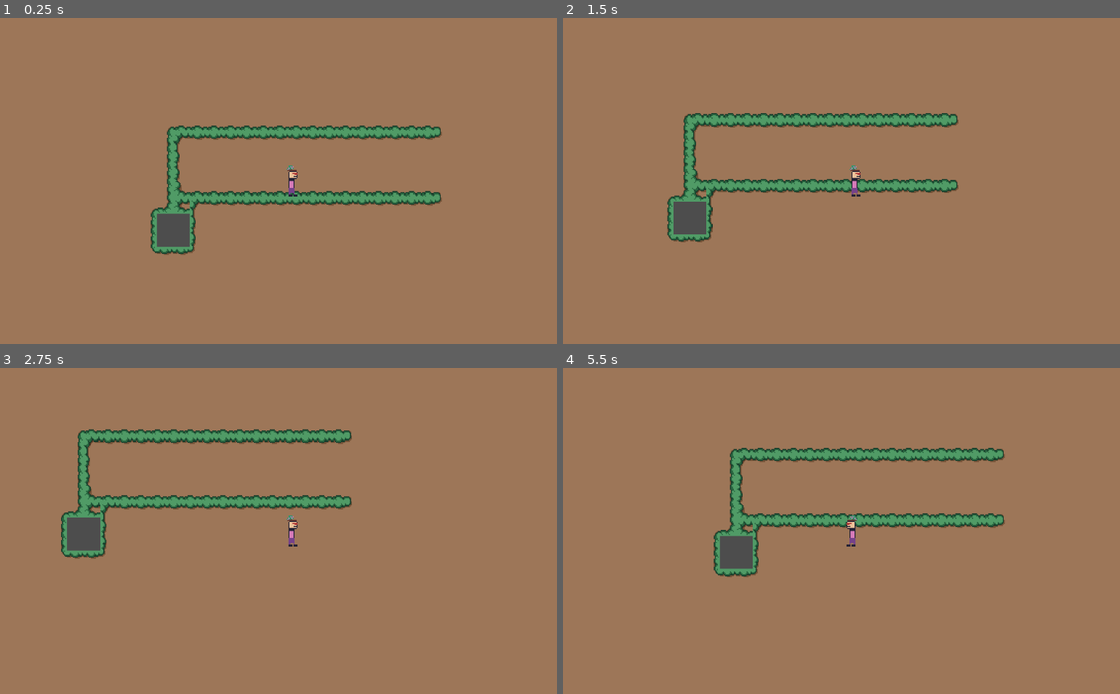
Above: before the commit, frames 1-4 (two rows, left to right).
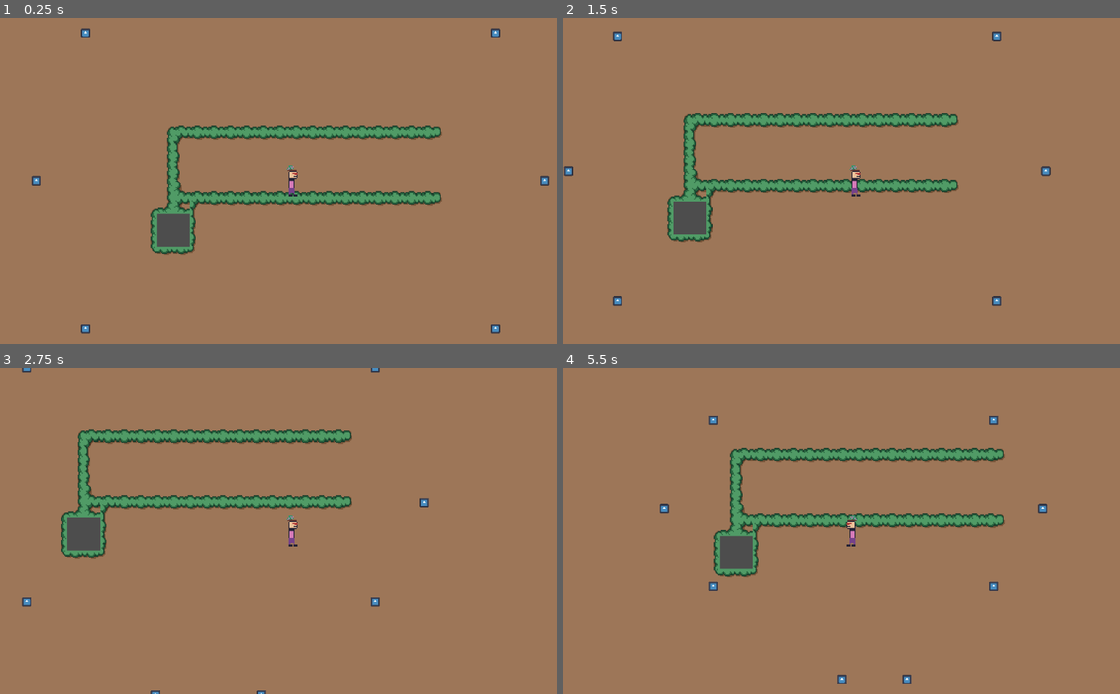
Above: after the commit, the same moments.

Repository: Loupax/vampire-survivors
Game: Godot game, scene res://World.tscn
The game is run twice, just before and just after one commit, with the same random seed, the same clock (stepped at 60 frames per second) and the same inputs. The engine's default icon, where the game draws it, is replaced by a stand-in: a white triangle on a blue panel in a dark square.
Inputs:
- Up to frame 1 (0.25 s): no input
- Up to frame 2 (1.5 s): hold Right (right) 0.53-1.28 s; hold Down (down) from 1.28 s (still down)
- Up to frame 3 (2.75 s): release Down (down) at 2.03 s; hold Right (right) from 2.03 s (still down)
- Up to frame 4 (5.5 s): release Right (right) at 2.78 s; hold Up (up) 2.78-3.53 s; hold Left (left) 3.53-5.03 s; hold Down (down) from 5.03 s (still down)

The runs differ from the first frame. In frame 1, 0.3% of the frame differs, in the area x 5-99%, y 3-97%; in frame 2, 0.3%; in frame 3, 0.2%; in frame 4, 0.4%, in the area x 17-87%, y 14-97%.

Commit message:
Introduced bullying

Diff:
--- a/Enemy.tscn
+++ b/Enemy.tscn
@@ -1,7 +1,8 @@
-[gd_scene load_steps=4 format=3 uid="uid://dkp3sipi1h1b3"]
+[gd_scene load_steps=6 format=3 uid="uid://dkp3sipi1h1b3"]
 
 [ext_resource type="Script" path="res://enemy.gd" id="1_r4y26"]
 [ext_resource type="Texture2D" uid="uid://ub5tevq8l2sh" path="res://icon.svg" id="1_vtxqd"]
+[ext_resource type="PackedScene" uid="uid://34kltakqp7bx" path="res://collisions/Hurtbox.tscn" id="3_ssfxc"]
 
 [sub_resource type="SpriteFrames" id="SpriteFrames_y5q6e"]
 animations = [{
@@ -14,9 +15,20 @@
 "speed": 5.0
 }]
 
+[sub_resource type="RectangleShape2D" id="RectangleShape2D_opgub"]
+size = Vector2(6.5, 6.5)
+
 [node name="Enemy" type="Node2D"]
 script = ExtResource("1_r4y26")
 
 [node name="AnimatedSprite2D" type="AnimatedSprite2D" parent="."]
 scale = Vector2(0.07, 0.07)
 sprite_frames = SubResource("SpriteFrames_y5q6e")
+
+[node name="Hurtbox" parent="." instance=ExtResource("3_ssfxc")]
+collision_layer = 2
+
+[node name="CollisionShape2D" parent="Hurtbox" index="0"]
+shape = SubResource("RectangleShape2D_opgub")
+
+[editable path="Hurtbox"]
--- a/Player Character.tscn
+++ b/Player Character.tscn
@@ -1,7 +1,8 @@
-[gd_scene load_steps=7 format=3 uid="uid://g5vun8m7do0r"]
+[gd_scene load_steps=9 format=3 uid="uid://g5vun8m7do0r"]
 
 [ext_resource type="Script" path="res://character.gd" id="1_hhcox"]
 [ext_resource type="Texture2D" uid="uid://qn2w4q1tlro8" path="res://guy-Sheet.png" id="1_jm552"]
+[ext_resource type="PackedScene" uid="uid://dqmd57uqgaeu7" path="res://collisions/Hitbox.tscn" id="3_pem7a"]
 
 [sub_resource type="AtlasTexture" id="AtlasTexture_r6tp5"]
 atlas = ExtResource("1_jm552")
@@ -37,9 +38,22 @@
 "speed": 5.0
 }]
 
+[sub_resource type="RectangleShape2D" id="RectangleShape2D_l4dba"]
+size = Vector2(6, 23)
+
 [node name="PlayerCharacter" type="Node2D"]
 script = ExtResource("1_hhcox")
 
 [node name="AnimatedSprite2D" type="AnimatedSprite2D" parent="."]
 sprite_frames = SubResource("SpriteFrames_srpue")
 animation = &"idle"
+metadata/_edit_lock_ = true
+
+[node name="Hitbox" parent="." instance=ExtResource("3_pem7a")]
+collision_mask = 0
+
+[node name="CollisionShape2D" parent="Hitbox" index="0"]
+position = Vector2(1, 2)
+shape = SubResource("RectangleShape2D_l4dba")
+
+[editable path="Hitbox"]
--- a/World.tscn
+++ b/World.tscn
@@ -225,12 +225,13 @@
 
 [node name="DefaultPC" parent="." instance=ExtResource("2_2x8yj")]
 position = Vector2(530, 288)
+health = 100
 
 [node name="Camera2D" type="Camera2D" parent="DefaultPC"]
 zoom = Vector2(2.04, 2.04)
 
 [node name="Timer" type="Timer" parent="."]
-wait_time = 5.0
+wait_time = 10.0
 autostart = true
 script = ExtResource("4_3cc2m")
 
--- a/character.gd
+++ b/character.gd
@@ -2,6 +2,7 @@
 extends Node2D
 
 @onready var animation: AnimatedSprite2D = $AnimatedSprite2D
+@export var health: int
 var velocity: Vector2
 # Called when the node enters the scene tree for the first time.
 func _ready() -> void:
@@ -9,7 +10,7 @@
 
 
 # Called every frame. 'delta' is the elapsed time since the previous frame.
-func _process(delta: float) -> void:
+func _process(_delta: float) -> void:
 	position += velocity
 	if velocity.x > 0:
 		scale.x = 1
@@ -21,6 +22,13 @@
 	else:
 		animation.play("idle")
 
+func get_attacked_by(h: Hurtbox):
+	health = health - h.damage
+	printerr(health)
+	if health < 0:
+		# Let the GameWorld know about this
+		queue_free()
 
-func setVelocity(v: Vector2):
-	velocity =  v
+	# Add splash
+	# Display damage
+	# Die
--- /dev/null
+++ b/collisions/Hitbox.tscn
@@ -0,0 +1,6 @@
+[gd_scene format=3 uid="uid://dqmd57uqgaeu7"]
+
+[node name="Hitbox" type="Area2D"]
+modulate = Color(0.46417, 0.318529, 0.933722, 1)
+
+[node name="CollisionShape2D" type="CollisionShape2D" parent="."]
--- /dev/null
+++ b/collisions/Hurtbox.tscn
@@ -0,0 +1,11 @@
+[gd_scene load_steps=2 format=3 uid="uid://34kltakqp7bx"]
+
+[ext_resource type="Script" path="res://collisions/hurtbox.gd" id="1_pdwhe"]
+
+[node name="Hurtbox" type="Area2D"]
+modulate = Color(1, 0, 0, 1)
+script = ExtResource("1_pdwhe")
+
+[node name="CollisionShape2D" type="CollisionShape2D" parent="."]
+
+[connection signal="area_entered" from="." to="." method="_on_area_entered"]
--- /dev/null
+++ b/collisions/hurtbox.gd
@@ -0,0 +1,17 @@
+class_name Hurtbox
+extends Area2D
+
+@export var damage: int = 10
+# Called when the node enters the scene tree for the first time.
+func _ready() -> void:
+	pass # Replace with function body.
+
+
+# Called every frame. 'delta' is the elapsed time since the previous frame.
+func _process(delta: float) -> void:
+	pass
+
+
+func _on_area_entered(area: Area2D) -> void:
+	area.get_parent().get_attacked_by(self)
+	pass # Replace with function body.
--- a/enemy.gd
+++ b/enemy.gd
@@ -10,18 +10,18 @@
 
 
 # Called every frame. 'delta' is the elapsed time since the previous frame.
-func _process(delta: float) -> void:
-	var velocity = Vector2(0,0)
+func _process(_delta: float) -> void:
+	var v = Vector2(0,0)
 	if playerCharacter.position.x > position.x:
-		velocity.x = speed
+		v.x = speed
 	else:
-		velocity.x = -speed
+		v.x = -speed
 
 	if playerCharacter.position.y > position.y:
-		velocity.y = speed
+		v.y = speed
 	else:
-		velocity.y = -speed
-	position += velocity
+		v.y = -speed
+	position += v
 
 func set_player_character(pc: Character):
 	playerCharacter = pc
--- a/timer.gd
+++ b/timer.gd
@@ -7,5 +7,5 @@
 
 
 # Called every frame. 'delta' is the elapsed time since the previous frame.
-func _process(delta: float) -> void:
+func _process(_delta: float) -> void:
 	pass
--- a/world.gd
+++ b/world.gd
@@ -3,15 +3,16 @@
 @export var player: Character
 @onready var camera: Camera2D = $DefaultPC/Camera2D
 @export var playerSpeed: float
-var enemy_scene = preload("res://Enemy.tscn")
+var enemy_scene: PackedScene = preload("res://Enemy.tscn")
 
 # Called when the node enters the scene tree for the first time.
 func _ready() -> void:
-	pass # Replace with function body.
+	printerr(camera.get_viewport_rect().size.x)
+	spawn_enemies_in_circle(player.position, 10, 250)
 
 
 # Called every frame. 'delta' is the elapsed time since the previous frame.
-func _process(delta: float) -> void:
+func _process(_delta: float) -> void:
 	var v: Vector2 = Vector2(0,0)
 	if Input.is_action_pressed("up"):
 		v.y = -playerSpeed
@@ -22,11 +23,12 @@
 	if Input.is_action_pressed("right"):
 		v.x = playerSpeed
 
-	player.setVelocity(v)
+	player.velocity = v
 
 
 func _on_timer_timeout() -> void:
-	spawn_enemies_in_circle(player.position, 70, 500)
+	spawn_enemies_in_circle(player.position, 10, 250)
+
 
 func spawn_enemies_in_circle(player_position: Vector2, num_enemies: int, radius: float):
 	for i in range(num_enemies):
